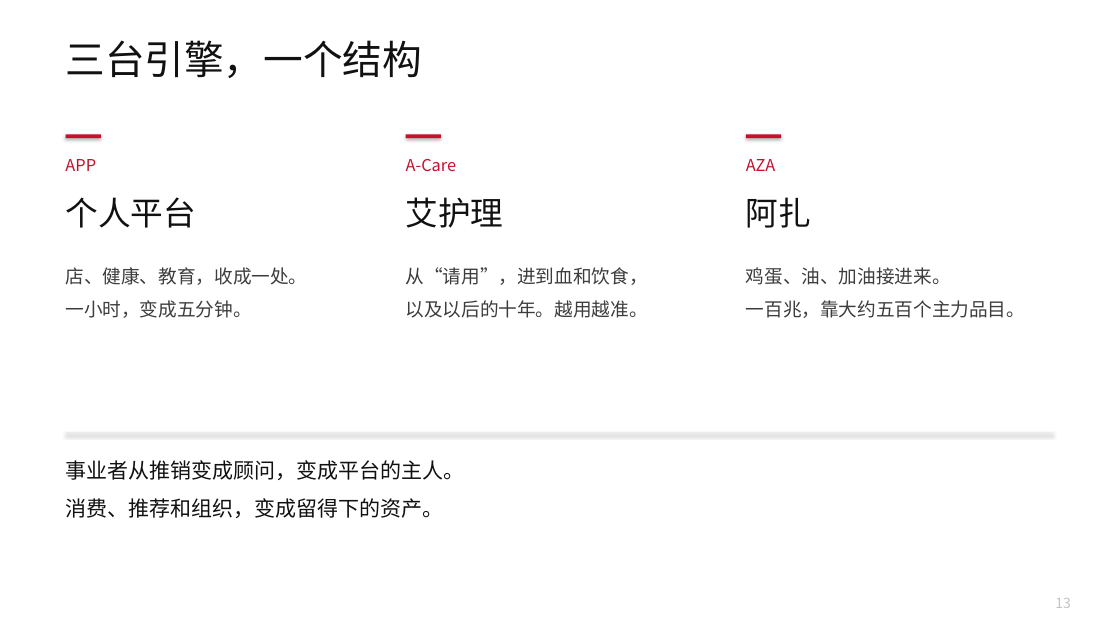
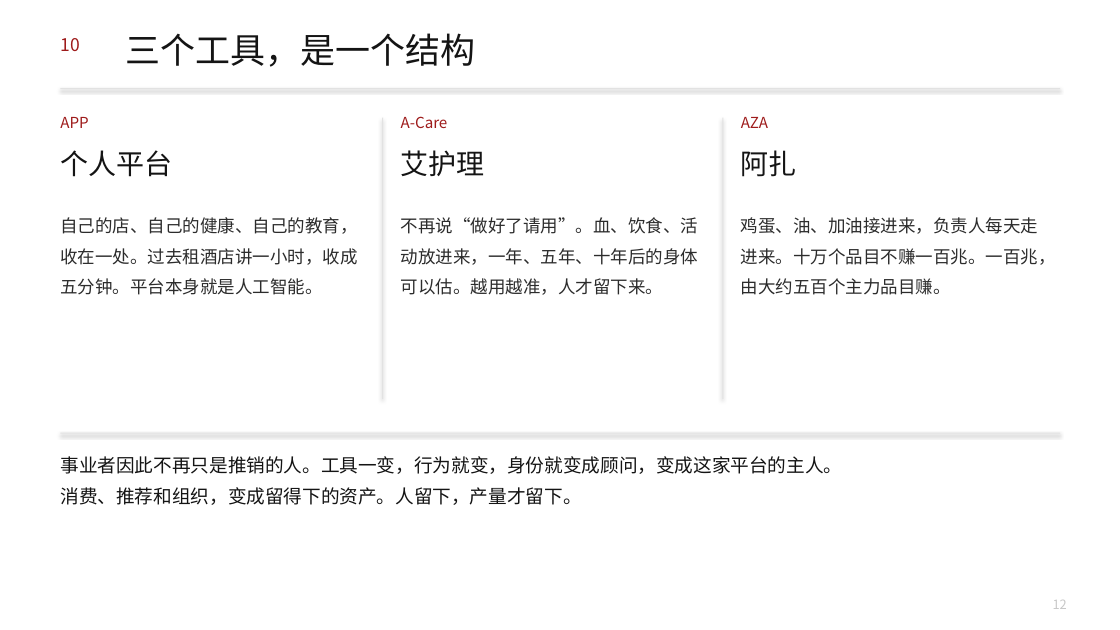
Before and after one commit to headshot9999/xiaoyi, a slide deck: slide 12 of 艾多美何以成为100兆韩元企业.pptx (slide 13 before the commit). Drawn at 1120x630 pixels with LibreOffice and Linux fonts; fonts in the diff are those of the drawing. Boxes give left, top, right and bottom in pixels: in the first picture for what was removed or moved away, otherwise in the second. Text is boxed around its words. In the diff, an @@ line names an element or a change of style, - is before the commit and + after.

```diff
--- a/艾多美何以成为100兆韩元企业.pptx
+++ b/艾多美何以成为100兆韩元企业.pptx
@@ text added at bbox=[60, 38, 79, 51], 15 pt, text #9E1B1B @@
+10
@@ text at bbox=[126, 33, 476, 67]: text changed; size 34 to 30 pt; text colour #111111 to #141414 @@
-三台引擎，一个结构
+三个工具，是一个结构
@@ rectangle added at bbox=[60, 88, 1060, 89], fill #E2E2E2 @@
@@ text "APP": place and size @@
-text "APP" at bbox=[65, 159, 96, 171]
+text "APP" at bbox=[60, 117, 88, 128]
@@ rectangle added at bbox=[382, 118, 383, 399], fill #E2E2E2 @@
@@ text "A-Care": place and size @@
-text "A-Care" at bbox=[406, 159, 456, 171]
+text "A-Care" at bbox=[401, 116, 448, 128]
@@ rectangle added at bbox=[723, 118, 723, 399], fill #E2E2E2 @@
@@ size 14 to 13 pt, text colour #C8102E to #9E1B1B in 3 elements at bbox=[60, 117, 88, 128], bbox=[401, 116, 448, 128], bbox=[741, 117, 768, 128] @@
@@ text "AZA": place and size @@
-text "AZA" at bbox=[746, 159, 776, 171]
+text "AZA" at bbox=[741, 117, 768, 128]
@@ text "个人平台": place and size @@
-text "个人平台" at bbox=[65, 197, 196, 228]
+text "个人平台" at bbox=[60, 150, 172, 177]
@@ rectangle removed at bbox=[66, 134, 101, 138] @@
@@ size 28 to 24 pt, text colour #111111 to #141414 in 3 elements at bbox=[60, 150, 172, 177], bbox=[741, 150, 797, 177], bbox=[401, 150, 485, 176] @@
@@ text "艾护理": place and size @@
-text "艾护理" at bbox=[406, 197, 504, 228]
+text "艾护理" at bbox=[401, 150, 485, 176]
@@ rectangle removed at bbox=[406, 134, 441, 138] @@
@@ text "阿扎": place and size @@
-text "阿扎" at bbox=[746, 197, 811, 228]
+text "阿扎" at bbox=[741, 150, 797, 177]
@@ rectangle removed at bbox=[746, 134, 781, 138] @@
@@ text at bbox=[60, 217, 357, 295]: text changed; size 16 to 15 pt; text colour #3D3D3D to #2C2C2C @@
-店、健康、教育，收成一处。
-一小时，变成五分钟。
+自己的店、自己的健康、自己的教育，收在一处。过去租酒店讲一小时，收成五分钟。平台本身就是人工智能。
@@ text at bbox=[401, 217, 698, 295]: text changed; size 16 to 15 pt; text colour #3D3D3D to #2C2C2C @@
-从“请用”，进到血和饮食，
-以及以后的十年。越用越准。
+不再说“做好了请用”。血、饮食、活动放进来，一年、五年、十年后的身体可以估。越用越准，人才留下来。
@@ text at bbox=[741, 217, 1056, 295]: text changed; size 16 to 15 pt; text colour #3D3D3D to #2C2C2C @@
-鸡蛋、油、加油接进来。
-一百兆，靠大约五百个主力品目。
+鸡蛋、油、加油接进来，负责人每天走进来。十万个品目不赚一百兆。一百兆，由大约五百个主力品目赚。
@@ rectangle: place and size @@
-rectangle at bbox=[66, 433, 1053, 434]
+rectangle at bbox=[60, 433, 1060, 434]
@@ rectangle at bbox=[60, 433, 1060, 434]: fill #E4E4E4 to #E2E2E2 @@
@@ text at bbox=[60, 456, 842, 505]: text changed; size 18 to 16 pt; text colour #111111 to #141414 @@
-事业者从推销变成顾问，变成平台的主人。
-消费、推荐和组织，变成留得下的资产。
+事业者因此不再只是推销的人。工具一变，行为就变，身份就变成顾问，变成这家平台的主人。
+消费、推荐和组织，变成留得下的资产。人留下，产量才留下。
@@ text removed at bbox=[1055, 598, 1071, 608] @@
-13
@@ text added at bbox=[1053, 600, 1067, 609], 11 pt, text #C8C8C8 @@
+12
```
Also in this commit, not shown: 11 other slides changed, 2 slides added, 3 slides removed, 2 other files.
